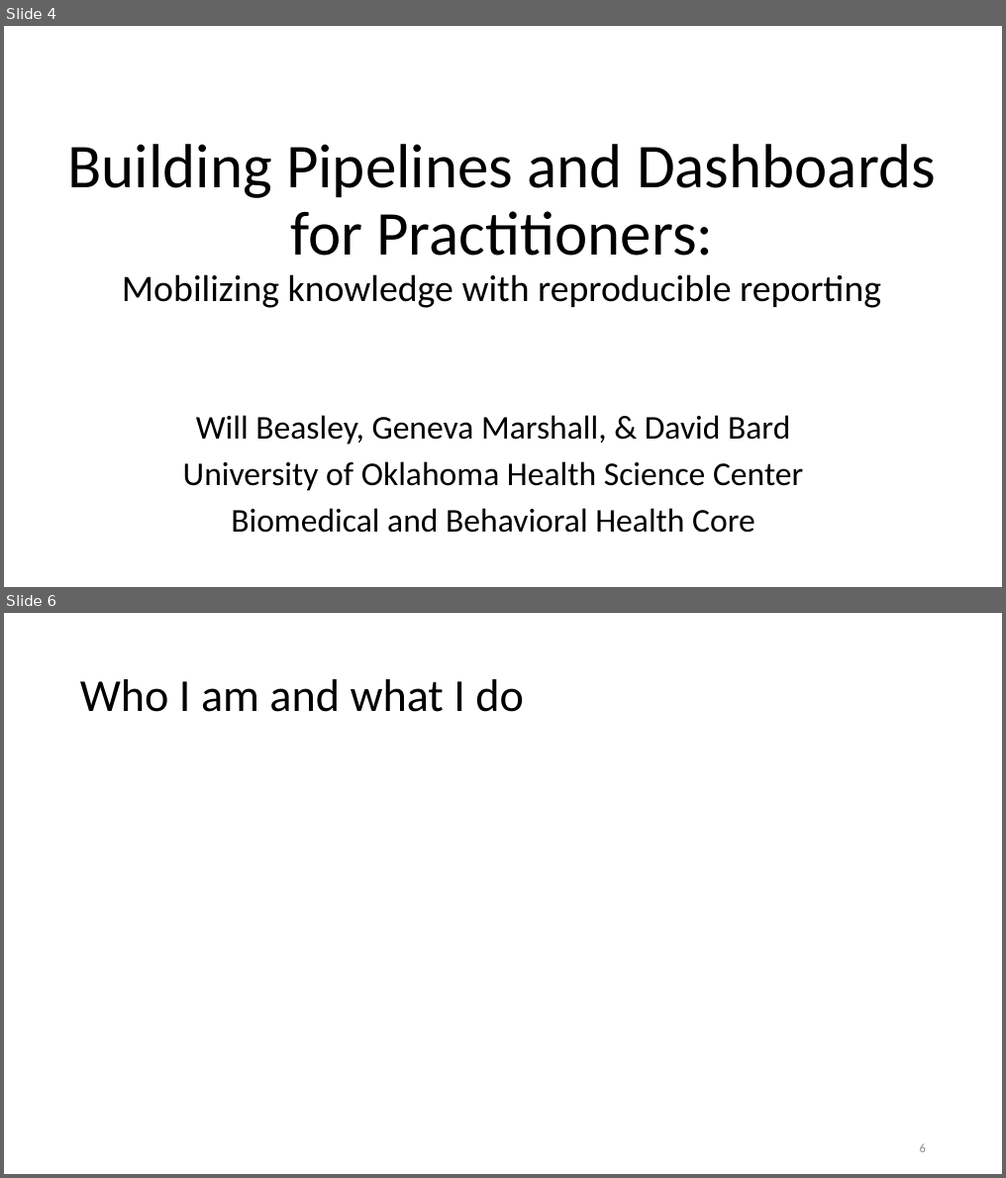
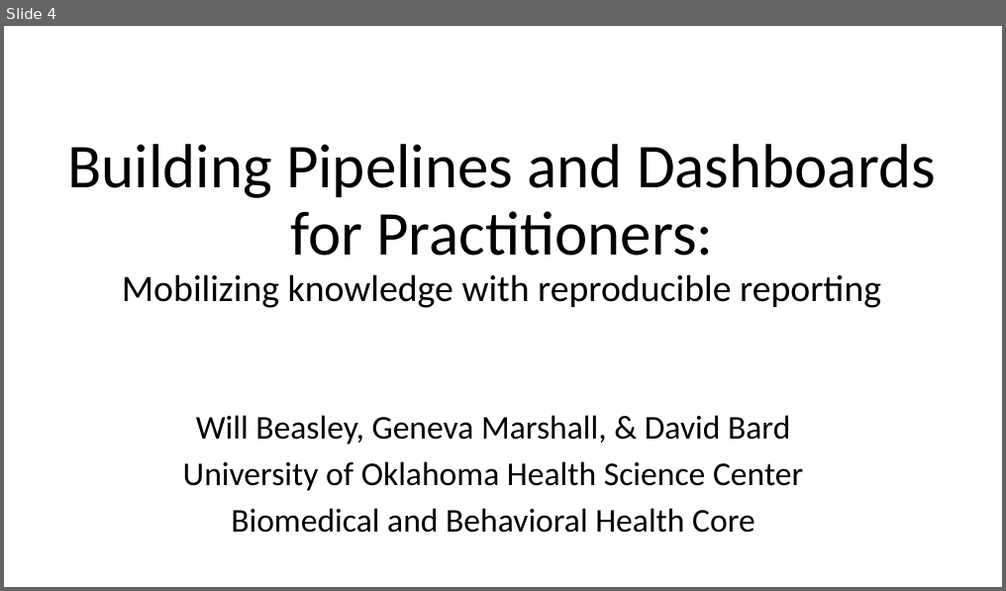
Before and after one commit to dss-ialh/displaying-health-data, a slide deck: documentation/products/beasley/dhd-2018-uvic-3-a-beasley-2018-11-29.pptx. Shown one above the other, each under a label of ours: slides 4 and 6 before the commit, slide 4 after it; the slides between them are not shown. The pictures are 1006x1178 and 1006x591 pixels, drawn with LibreOffice and Linux fonts; fonts in the diff are those of the drawing. Boxes give left, top, right and bottom in pixels: in the first picture for what was removed or moved away, otherwise in the second. Text is boxed around its words. In the diff, an @@ line names an element or a change of style, - is before the commit and + after.

```diff
--- a/documentation/products/beasley/dhd-2018-uvic-3-a-beasley-2018-11-29.pptx
+++ b/documentation/products/beasley/dhd-2018-uvic-3-a-beasley-2018-11-29.pptx
@@ slide 6 removed at (4, 613, 1002, 1174), background #FFFFFF @@
@@ title removed at (80, 679, 524, 712) @@
-Who I am and what I do
@@ page number removed at (920, 1144, 926, 1153) @@
-6
```
Also in this commit, not shown: 2 slides changed, 6 slides added, 2 other slides removed, 1 other file.
